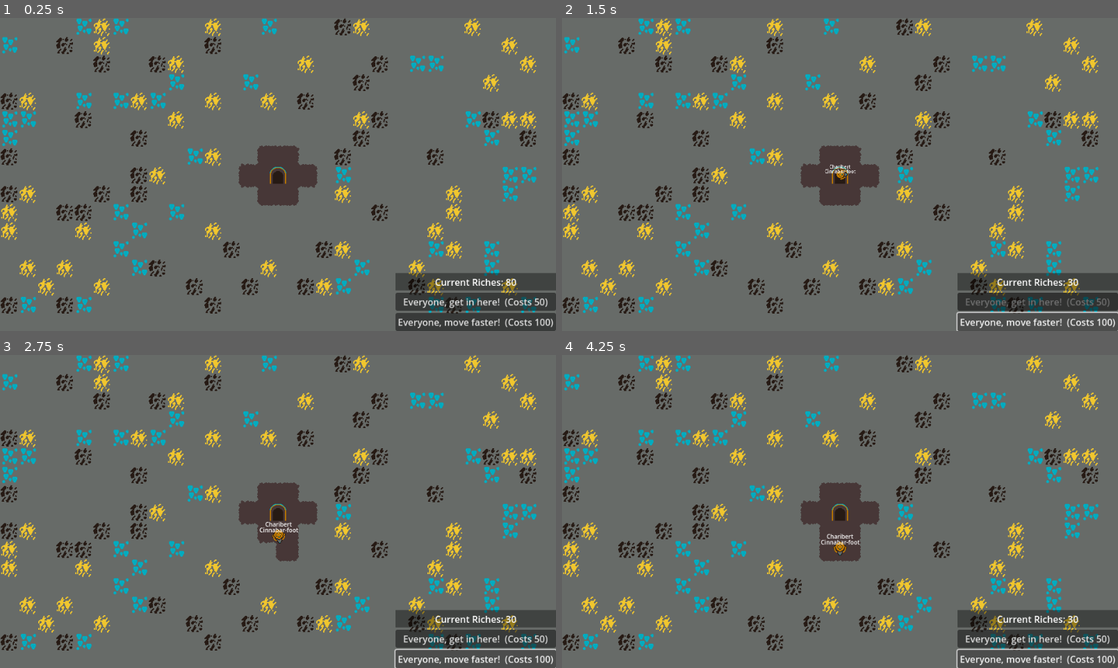
Above: before the commit, frames 1-4 (two rows, left to right).
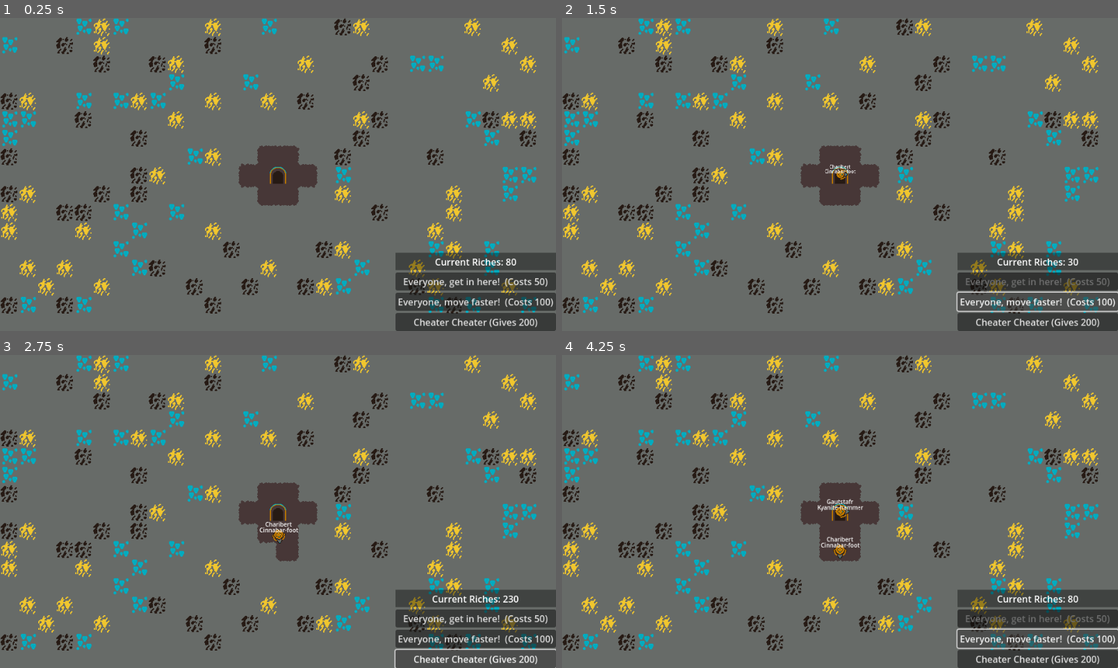
Above: after the commit, the same moments.

Repository: where-fore/dwarves
Game: Godot game, scene res://loose/main_game.tscn
The game is run twice, just before and just after one commit, with the same random seed, the same clock (stepped at 60 frames per second) and the same inputs.
Inputs (mouse positions are in pixels of both pictures, inside the frame that each line leads up to):
- Up to frame 1 (0.25 s): no input
- Up to frame 2 (1.5 s): click "Everyone, get in here! (Costs…" at 0.5 s; click "Everyone, move faster! (Costs…" at 1.25 s
- Up to frame 3 (2.75 s): click (478, 658) at 2 s, where only the run after the commit has a clickable "Cheater Cheater (Gives 200)"
- Up to frame 4 (4.25 s): click "Everyone, get in here! (Costs…" at 2.75 s; click "Everyone, move faster! (Costs…" at 3.5 s

The runs differ from the first frame. In frame 1, 2.7% of the frame differs, in the area x 71-100%, y 74-100%; in frame 2, 4.3%, in the area x 70-100%, y 74-100%; in frame 3, 2.7%; in frame 4, 3.6%.

Commit message:
a lil highlight when you mouse over
and cheat +resources for easy debugging

Diff:
--- a/project/autoload/basic_events.gd
+++ b/project/autoload/basic_events.gd
@@ -6,6 +6,7 @@
 signal dwarf_spawn_completed
 signal dwarf_speed_increase_request
 signal dwarf_speed_increase_confirmed
+signal cheat_resource_increase_request(value:int)
 signal remove_tile_at(location:Vector2)
 
 @warning_ignore_restore("unused_signal")
--- /dev/null
+++ b/project/loose/cheat_button.gd
@@ -0,0 +1,4 @@
+extends Button
+
+func _on_pressed() -> void:
+	BasicEvents.cheat_resource_increase_request.emit(200)
--- a/project/loose/dwarf.gd
+++ b/project/loose/dwarf.gd
@@ -4,6 +4,7 @@
 @export var mining_detection_raycasts:Array[RayCast2D]
 @export var name_label:Label
 @export var name_label_positioner:Node2D
+@export var selection_highlight_parent:Node2D
 
 var speed:float = 50.0
 
@@ -23,6 +24,7 @@
 var speed_level_multiplier:float = 1.25
 
 func _ready() -> void:
+	selection_highlight_parent.visible = false
 	active = false
 	scale = Vector2.ZERO
 
@@ -107,3 +109,14 @@
 func increase_speed_by(levels:int = 1) -> void:
 	speed *= levels * speed_level_multiplier
 	mining_cooldown_reset /= levels * speed_level_multiplier
+
+
+func _on_mouse_entered() -> void:
+	selection_highlight_parent.visible = true
+
+func _on_mouse_exited() -> void:
+	selection_highlight_parent.visible = false
+
+#on mouse click: active = false. follow mouse = true. in physics process, add: if follow mouse, then position = mouse position
+#on mouse click: if not active: follow mouse = false, active = true
+#somehow avoid clicking on spawn? maybe use two levels of "active" access
--- a/project/loose/dwarf.tscn
+++ b/project/loose/dwarf.tscn
@@ -6,11 +6,24 @@
 [sub_resource type="CircleShape2D" id="CircleShape2D_t5v1m"]
 radius = 16.0
 
-[node name="Dwarf" type="CharacterBody2D" node_paths=PackedStringArray("mining_detection_raycasts", "name_label", "name_label_positioner")]
+[sub_resource type="Gradient" id="Gradient_t5v1m"]
+colors = PackedColorArray(0.85, 0.74233335, 0.04250001, 0.96862745, 0.03137255, 0.03137255, 0.03137255, 0)
+
+[sub_resource type="GradientTexture2D" id="GradientTexture2D_kq2vr"]
+gradient = SubResource("Gradient_t5v1m")
+width = 32
+height = 32
+fill = 1
+fill_from = Vector2(0.5, 0.5)
+fill_to = Vector2(0.4, 0)
+
+[node name="Dwarf" type="CharacterBody2D" node_paths=PackedStringArray("mining_detection_raycasts", "name_label", "name_label_positioner", "selection_highlight_parent")]
+input_pickable = true
 script = ExtResource("1_t5v1m")
 mining_detection_raycasts = [NodePath("RayCast2D"), NodePath("RayCast2D2"), NodePath("RayCast2D3")]
 name_label = NodePath("LabelPosition/NameLabel")
 name_label_positioner = NodePath("LabelPosition")
+selection_highlight_parent = NodePath("SelectionHighlight")
 
 [node name="Sprite2D" type="Sprite2D" parent="."]
 rotation = -1.5707964
@@ -53,3 +66,10 @@
 tester"
 horizontal_alignment = 1
 vertical_alignment = 1
+
+[node name="SelectionHighlight" type="Sprite2D" parent="."]
+visible = false
+texture = SubResource("GradientTexture2D_kq2vr")
+
+[connection signal="mouse_entered" from="." to="." method="_on_mouse_entered"]
+[connection signal="mouse_exited" from="." to="." method="_on_mouse_exited"]
--- a/project/loose/main_game.tscn
+++ b/project/loose/main_game.tscn
@@ -10,6 +10,7 @@
 [ext_resource type="Script" uid="uid://t6vgrwnllp2x" path="res://loose/dwarf_button.gd" id="8_vaqii"]
 [ext_resource type="Script" uid="uid://40i7k2jyfc8g" path="res://loose/score_counter.gd" id="9_ocjp4"]
 [ext_resource type="Script" uid="uid://dhnd3ag80c46x" path="res://loose/speed_button.gd" id="10_sv27o"]
+[ext_resource type="Script" uid="uid://bls7f01k22hi6" path="res://loose/cheat_button.gd" id="11_dab7c"]
 
 [sub_resource type="NavigationPolygon" id="NavigationPolygon_8bvjn"]
 vertices = PackedVector2Array(506, 262, 538, 262, 538, 282, 506, 282, 506, 314, 454, 314, 454, 282, 454, 262, 422, 282, 422, 262, 506, 230, 454, 230)
@@ -61,6 +62,7 @@
 anchor_bottom = 1.0
 grow_horizontal = 2
 grow_vertical = 2
+mouse_filter = 2
 
 [node name="VBoxContainer" type="VBoxContainer" parent="CanvasLayer/Control"]
 layout_mode = 1
@@ -107,5 +109,11 @@
 text = "Everyone, move faster!  (Costs 100)"
 script = ExtResource("10_sv27o")
 
+[node name="CheatButton" type="Button" parent="CanvasLayer/Control/VBoxContainer"]
+layout_mode = 2
+text = "Cheater Cheater (Gives 200)"
+script = ExtResource("11_dab7c")
+
 [connection signal="pressed" from="CanvasLayer/Control/VBoxContainer/Spawn" to="CanvasLayer/Control/VBoxContainer/Spawn" method="_on_pressed"]
 [connection signal="pressed" from="CanvasLayer/Control/VBoxContainer/Speed" to="CanvasLayer/Control/VBoxContainer/Speed" method="_on_pressed"]
+[connection signal="pressed" from="CanvasLayer/Control/VBoxContainer/CheatButton" to="CanvasLayer/Control/VBoxContainer/CheatButton" method="_on_pressed"]
--- a/project/loose/score_counter.gd
+++ b/project/loose/score_counter.gd
@@ -7,6 +7,7 @@
 	UiEvents.score_change_additive.connect(change_score_additive)
 	BasicEvents.dwarf_spawn_request.connect(spend_score_to_spawn_dwarf)
 	BasicEvents.dwarf_speed_increase_request.connect(spend_score_to_increase_speed)
+	BasicEvents.cheat_resource_increase_request.connect(change_score_additive)
 	self.text = base_label_string + str(0)
 	change_score_additive(80)
 
Not shown, added: project/loose/cheat_button.gd.uid
Not shown: 1 places in project/loose/dwarf.tscn that only renumber resources
Not shown: 1 places in project/loose/main_game.tscn that only renumber resources
